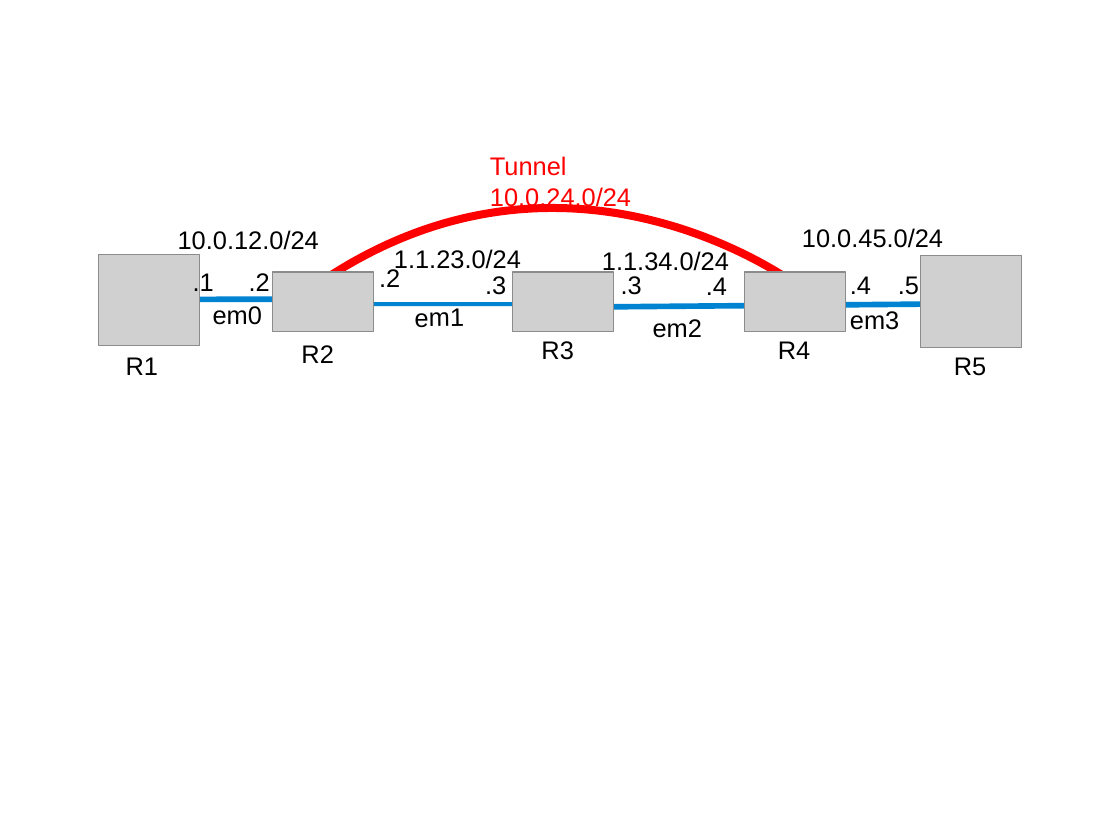
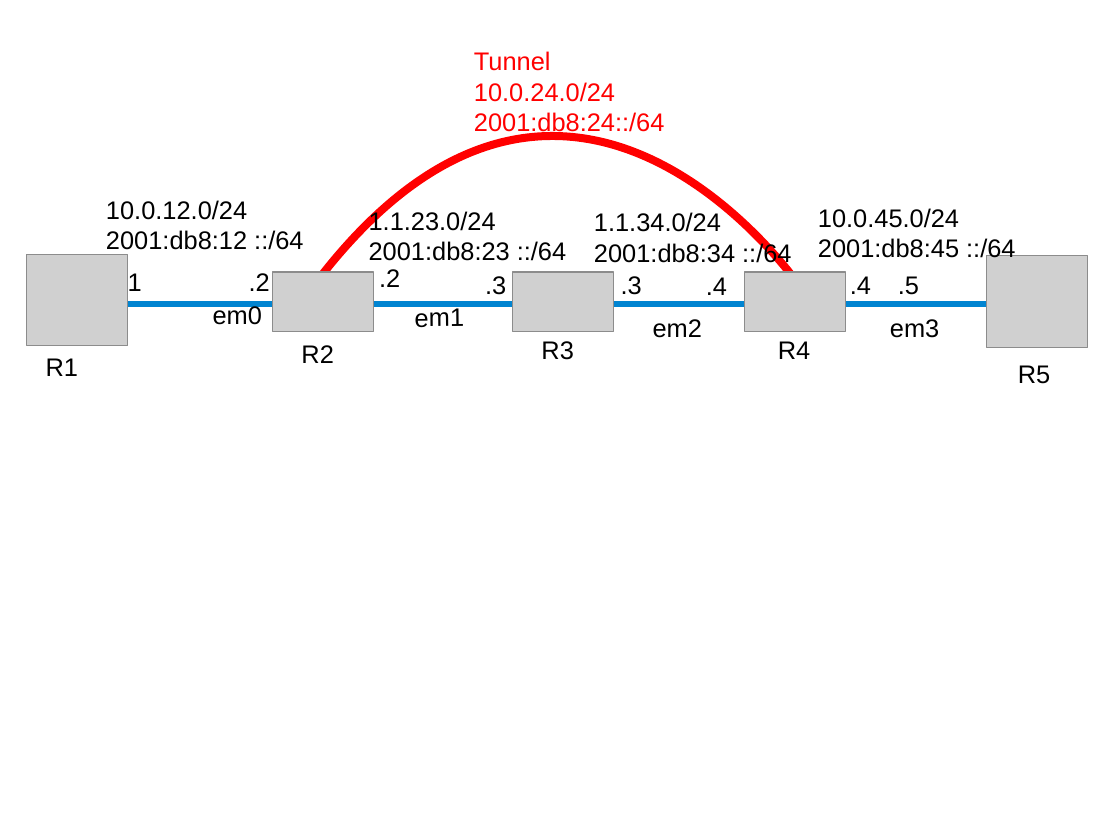
Before and after one commit to ocochard/BSDRP, a slide deck: slide 16 of trunk/docs/labs.examples.odp. Drawn at 1120x840 pixels with LibreOffice and Linux fonts; fonts in the diff are those of the drawing; grey boxes stand for pictures. Boxes give left, top, right and bottom in pixels: in the first picture for what was removed or moved away, otherwise in the second. Text is boxed around its words. In the diff, an @@ line names an element or a change of style, - is before the commit and + after.

```diff
--- a/trunk/docs/labs.examples.odp
+++ b/trunk/docs/labs.examples.odp
@@ text "Tunnel": place and size @@
-text "Tunnel" at (490,156,631,211)
+text "Tunnel" at (474,51,665,137)
@@ text at (474,112,665,137): paragraph added @@
+2001:db8:24::/64
@@ freeform shape: place and size @@
-freeform shape at (312,208,800,289)
+freeform shape at (312,136,800,289)
@@ text "10.0.12.0/24": place and size @@
-text "10.0.12.0/24" at (178,230,319,250)
+text "10.0.12.0/24" at (106,200,303,255)
@@ text "1.1.23.0/24": place and size @@
-text "1.1.23.0/24" at (394,249,521,274)
+text "1.1.23.0/24" at (369,209,566,261)
@@ text "1.1.34.0/24": place and size @@
-text "1.1.34.0/24" at (602,249,729,275)
+text "1.1.34.0/24" at (594,212,791,267)
@@ text "10.0.45.0/24": place and size @@
-text "10.0.45.0/24" at (802,228,943,248)
+text "10.0.45.0/24" at (818,208,1015,263)
@@ text at (106,230,303,255): paragraph added @@
+2001:db8:12 ::/64
@@ text at (818,238,1015,263): paragraph added @@
+2001:db8:45 ::/64
@@ picture: place and size @@
-picture at (99,254,199,346)
+picture at (26,254,127,346)
@@ text ".1": place and size @@
-text ".1" at (193,270,214,296)
+text ".1" at (121,270,142,296)
@@ text at (369,241,566,261): paragraph added @@
+2001:db8:23 ::/64
@@ text at (594,241,791,267): paragraph added @@
+2001:db8:34 ::/64
@@ picture: place and size @@
-picture at (921,256,1021,348)
+picture at (987,256,1087,348)
@@ line added from (1000, 304) to (80, 304), #0084D1 4 pt @@
@@ line removed from (322, 300) to (154, 300) @@
@@ line removed from (936, 304) to (557, 307) @@
@@ text "em3": place and size @@
-text "em3" at (850,311,899,330)
+text "em3" at (890,319,939,338)
@@ text "R1": place and size @@
-text "R1" at (126,357,158,375)
+text "R1" at (46,358,78,376)
@@ text "R5": place and size @@
-text "R5" at (954,357,986,376)
+text "R5" at (1018,365,1050,384)
```
Also in this commit, not shown: 5 other files.
